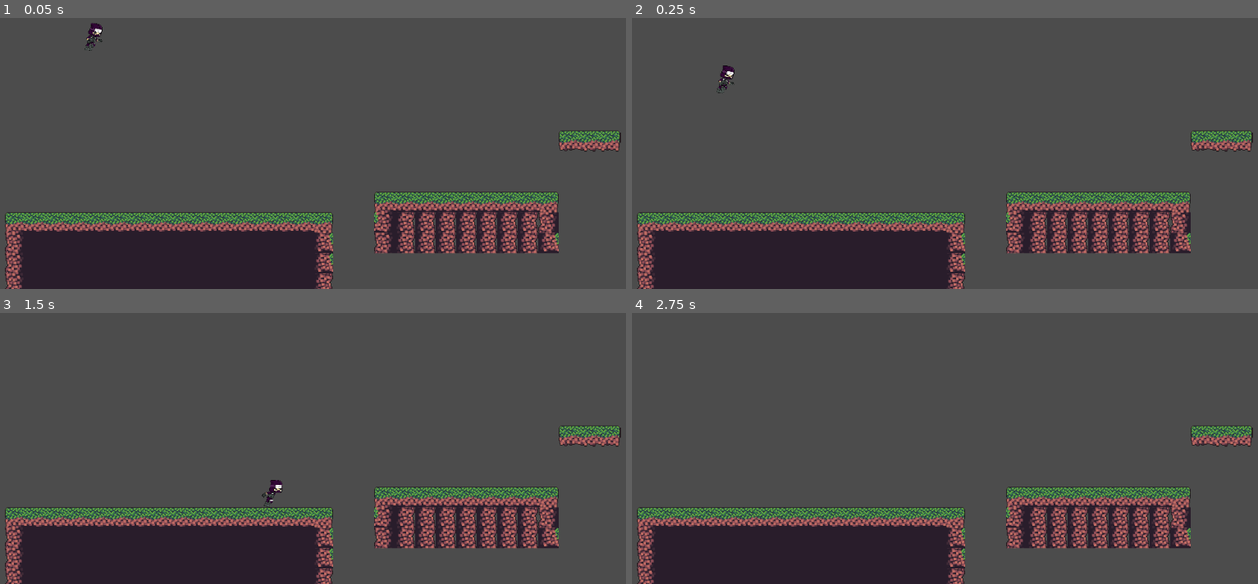
Above: before the commit, frames 1-4 (two rows, left to right).
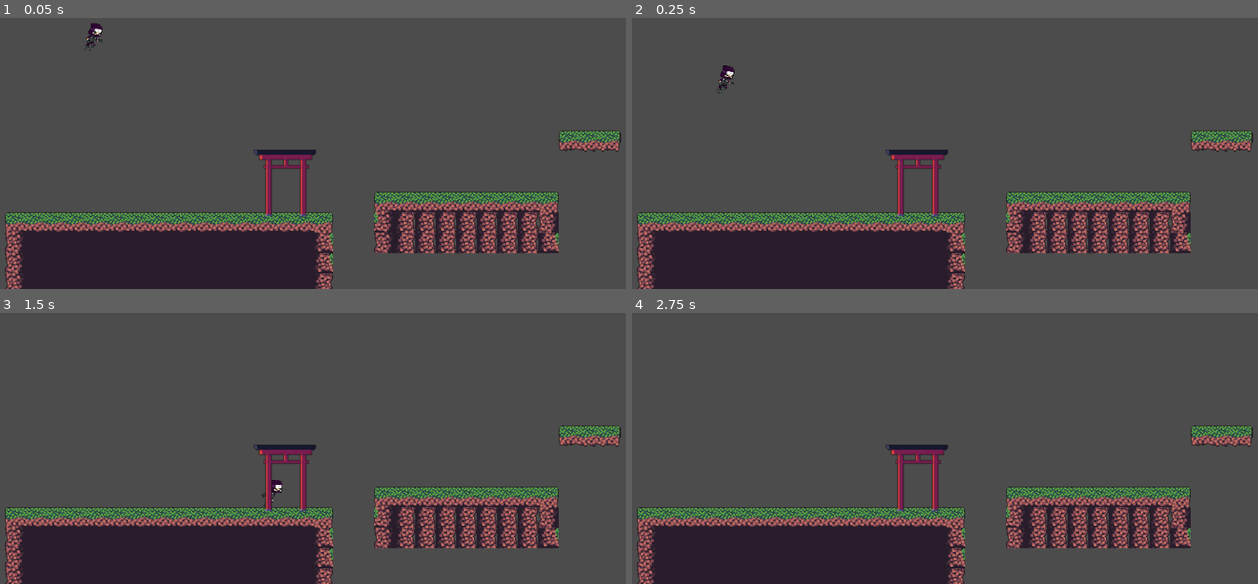
Above: after the commit, the same moments.

Repository: samopro/Robot-Ninja
Game: Godot game, scene res://Level1.tscn
Two runs of this game, one before a commit and one after it. Both use one fixed random seed, a clock stepped at 60 frames per second and the inputs below. The project has no main scene, so this scene is started directly.
Inputs:
- Up to frame 1 (0.05 s): no input
- Up to frame 2 (0.25 s): no input
- Up to frame 3 (1.5 s): hold Right (ui_right) from 0.53 s (still down); tap Space (ui_select) at 0.77 s
- Up to frame 4 (2.75 s): tap Space (ui_select) at 1.52 s; release Right (ui_right) at 2.03 s; hold Left (ui_left) from 2.03 s (still down)

The runs differ from the first frame. In frame 1, 0.8% of the frame differs, in the area x 40-51%, y 48-74%; in frame 2, 0.8%; in frame 3, 0.8%; in frame 4, 0.8%.

Commit message:
Toren added, with top collision

Diff:
--- a/Level1.tscn
+++ b/Level1.tscn
@@ -9,41 +9,42 @@
 [ext_resource path="res://ASSETS/worldTiles/ground06.png" type="Texture" id=7]
 [ext_resource path="res://ASSETS/worldTiles/ground03.png" type="Texture" id=8]
 [ext_resource path="res://ASSETS/worldTiles/ground08.png" type="Texture" id=9]
-[ext_resource path="res://ASSETS/worldTiles/floot_ground02.png" type="Texture" id=10]
-[ext_resource path="res://ASSETS/worldTiles/floot_ground01.png" type="Texture" id=11]
+[ext_resource path="res://ASSETS/worldTiles/float_ground02.png" type="Texture" id=10]
+[ext_resource path="res://ASSETS/worldTiles/float_ground01.png" type="Texture" id=11]
 [ext_resource path="res://ASSETS/worldTiles/float_ground03.png" type="Texture" id=12]
+[ext_resource path="res://ASSETS/Platforms/Tori.png" type="Texture" id=13]
 
 [sub_resource type="ConvexPolygonShape2D" id=1]
 points = PoolVector2Array( 0, 0, 32, 0, 32, 32, 0, 32 )
 
 [sub_resource type="ConvexPolygonShape2D" id=2]
+points = PoolVector2Array( 0, 0, 32, 0, 32, 32, 0, 32 )
+
+[sub_resource type="ConvexPolygonShape2D" id=3]
+points = PoolVector2Array( 0, 0, 33, 0, 33, 33, 0, 33 )
+
+[sub_resource type="ConvexPolygonShape2D" id=4]
+points = PoolVector2Array( 0, 0, 32, 0, 32, 32, 0, 32 )
+
+[sub_resource type="ConvexPolygonShape2D" id=5]
+points = PoolVector2Array( 0, 0, 32, 0, 32, 32, 0, 32 )
+
+[sub_resource type="ConvexPolygonShape2D" id=6]
+points = PoolVector2Array( 0, 0, 32, 0, 32, 32, 0, 32 )
+
+[sub_resource type="ConvexPolygonShape2D" id=7]
+points = PoolVector2Array( 0, 0, 32, 0, 32, 32, 0, 32 )
+
+[sub_resource type="ConvexPolygonShape2D" id=8]
 points = PoolVector2Array( 0, 0, 32, 0, 32, 32, 0, 32 )
 
 [sub_resource type="ConvexPolygonShape2D" id=9]
 points = PoolVector2Array( 0, 0, 33, 0, 33, 33, 0, 33 )
 
-[sub_resource type="ConvexPolygonShape2D" id=3]
-points = PoolVector2Array( 0, 0, 32, 0, 32, 32, 0, 32 )
-
-[sub_resource type="ConvexPolygonShape2D" id=4]
-points = PoolVector2Array( 0, 0, 32, 0, 32, 32, 0, 32 )
-
-[sub_resource type="ConvexPolygonShape2D" id=5]
-points = PoolVector2Array( 0, 0, 32, 0, 32, 32, 0, 32 )
-
-[sub_resource type="ConvexPolygonShape2D" id=6]
-points = PoolVector2Array( 0, 0, 32, 0, 32, 32, 0, 32 )
-
-[sub_resource type="ConvexPolygonShape2D" id=7]
-points = PoolVector2Array( 0, 0, 32, 0, 32, 32, 0, 32 )
-
 [sub_resource type="ConvexPolygonShape2D" id=10]
-points = PoolVector2Array( 0, 0, 33, 0, 33, 33, 0, 33 )
-
-[sub_resource type="ConvexPolygonShape2D" id=11]
 points = PoolVector2Array( 0, 0, 33, 0, 33, 32, 0, 32 )
 
-[sub_resource type="TileSet" id=8]
+[sub_resource type="TileSet" id=11]
 0/name = "ground01.png 0"
 0/texture = ExtResource( 6 )
 0/tex_offset = Vector2( 0, 0 )
@@ -257,25 +258,39 @@
 10/navigation_offset = Vector2( 0, 0 )
 10/shape_offset = Vector2( 0, 0 )
 10/shape_transform = Transform2D( 1, 0, 0, 1, 0, 0 )
-10/shape = SubResource( 9 )
+10/shape = SubResource( 3 )
 10/shape_one_way = false
 10/shape_one_way_margin = 1.0
 10/shapes = [ {
 "autotile_coord": Vector2( 0, 0 ),
 "one_way": false,
 "one_way_margin": 1.0,
-"shape": SubResource( 9 ),
+"shape": SubResource( 3 ),
 "shape_transform": Transform2D( 1, 0, 0, 1, 0, 0 )
 } ]
 10/z_index = 0
 
+[sub_resource type="RectangleShape2D" id=12]
+extents = Vector2( 48.7715, 3.32687 )
+
 [node name="Level1" type="Node"]
 
 [node name="Tiles Solid" type="TileMap" parent="."]
-tile_set = SubResource( 8 )
+tile_set = SubResource( 11 )
 cell_size = Vector2( 32, 32 )
 format = 1
 tile_data = PoolIntArray( 720924, 9, 0, 720925, 8, 0, 720926, 10, 0, 917523, 0, 0, 917524, 1, 0, 917525, 1, 0, 917526,  …(1521 unchanged characters)…
 
 [node name="KinematicBody2D" parent="." instance=ExtResource( 2 )]
 position = Vector2( 167.678, 200.976 )
+
+[node name="StaticBody2D" type="StaticBody2D" parent="."]
+
+[node name="Sprite" type="Sprite" parent="StaticBody2D"]
+position = Vector2( 469.393, 421.796 )
+texture = ExtResource( 13 )
+
+[node name="CollisionShape2D" type="CollisionShape2D" parent="StaticBody2D"]
+position = Vector2( 469.002, 384.695 )
+shape = SubResource( 12 )
+one_way_collision = true
Renamed: ASSETS/Platforms/icon.png -> ASSETS/Platforms/Tori.png
Not shown, changed: ASSETS/Platforms/Tori.png.import
Renamed: ASSETS/worldTiles/floot_ground01.png -> ASSETS/worldTiles/float_ground01.png
Not shown, added: ASSETS/worldTiles/float_ground01.png.import
Renamed: ASSETS/worldTiles/floot_ground02.png -> ASSETS/worldTiles/float_ground02.png
Not shown, changed: ASSETS/worldTiles/float_ground02.png.import
Not shown: 8 places in Level1.tscn that only renumber resources
